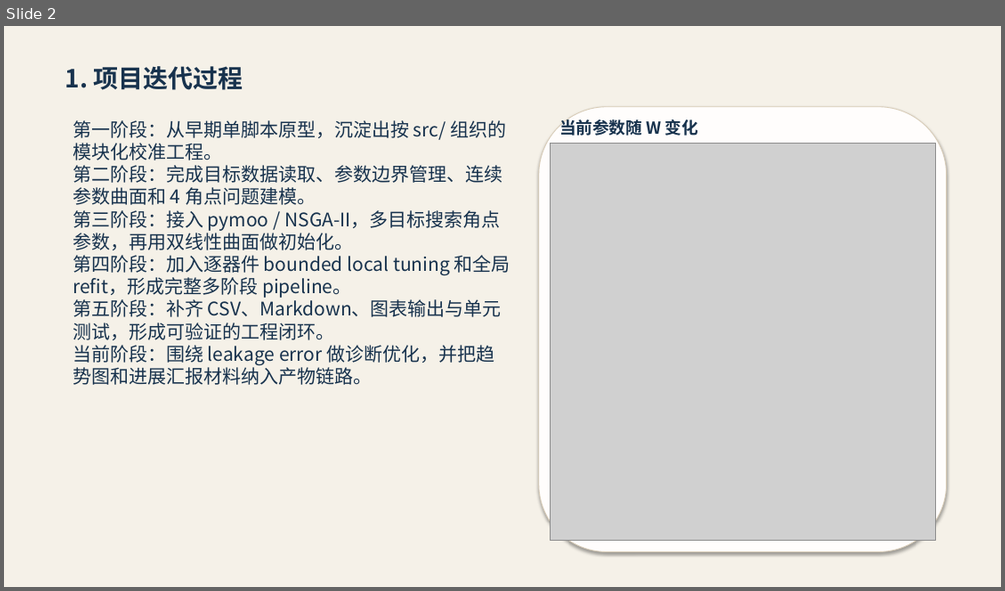
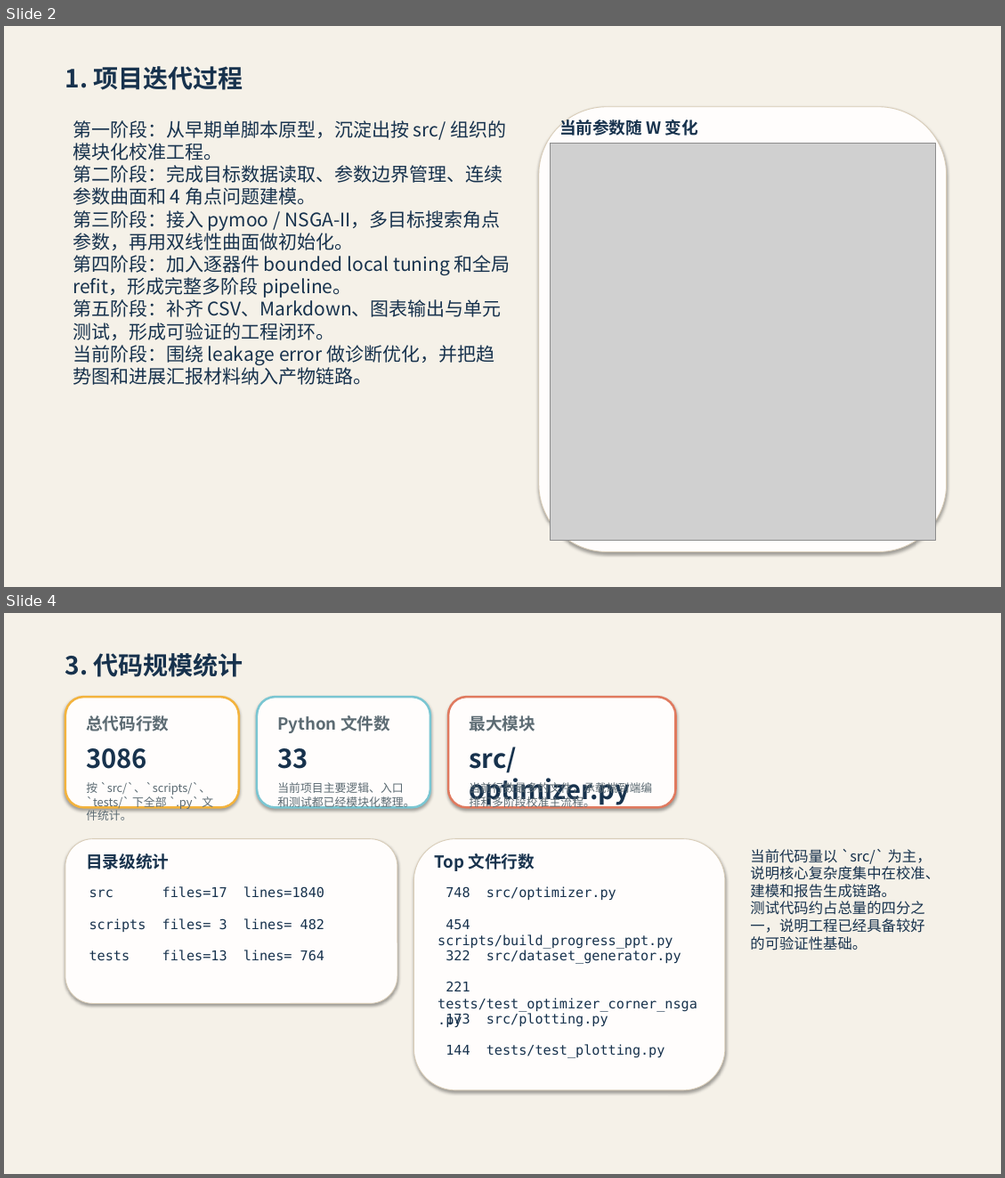
Before and after one commit to Chunhui92/autofitting_spice, a slide deck: artifacts/calibration_output/project_progress_summary_2026-04-22.pptx. Shown one above the other, each under a label of ours: slide 2 before the commit, slides 2 and 4 after it; the slides between them are not shown. The pictures are 1005x591 and 1005x1178 pixels, drawn with LibreOffice and Linux fonts; fonts in the diff are those of the drawing; grey boxes stand for pictures. Boxes give left, top, right and bottom in pixels: in the first picture for what was removed or moved away, otherwise in the second. Text is boxed around its words. In the diff, an @@ line names an element or a change of style, - is before the commit and + after.

```diff
--- a/artifacts/calibration_output/project_progress_summary_2026-04-22.pptx
+++ b/artifacts/calibration_output/project_progress_summary_2026-04-22.pptx
@@ slide 4 added at (4,613,1001,1174), background #FFFFFF @@
@@ rectangle added at (4,613,1001,1174), fill #F5F1E8 @@
@@ text added at (65,653,243,677), 24 pt, text #17324D, bold @@
+3. 代码规模统计
@@ rounded rectangle added at (65,697,239,807), fill #FFFDFC, outline #F3B33D 2.16 pt @@
@@ text added at (86,715,169,731), 16 pt, text #5C6B73, bold @@
+总代码行数
@@ rounded rectangle added at (257,697,430,807), fill #FFFDFC, outline #7AC6D2 2.16 pt @@
@@ text added at (277,715,390,733), 16 pt, text #5C6B73, bold @@
+Python 文件数
@@ rounded rectangle added at (448,697,676,807), fill #FFFDFC, outline #E07A5F 2.16 pt @@
@@ text added at (469,715,534,731), 16 pt, text #5C6B73, bold @@
+最大模块
@@ text added at (86,748,147,769), 25 pt, text #17324D, bold @@
+3086
@@ text added at (277,748,307,769), 25 pt, text #17324D, bold @@
+33
@@ text added at (469,747,630,806), 25 pt, text #17324D, bold @@
+src/optimizer.py
@@ text added at (86,782,213,820), 11 pt, text #5C6B73 @@
+按 `src/`、`scripts/`、`tests/` 下全部 `.py` 文件统计。
@@ text added at (277,782,414,810), 11 pt, text #5C6B73 @@
+当前项目主要逻辑、入口和测试都已经模块化整理。
@@ text added at (469,780,652,809), 11 pt, text #5C6B73 @@
+当前行数最多的文件，承载端到端编排和多阶段校准主流程。
@@ rounded rectangle added at (65,839,397,1004), fill #FFFDFC, outline #D9CDB8 0.75 pt @@
@@ rounded rectangle added at (413,839,725,1090), fill #FFFDFC, outline #D9CDB8 0.75 pt @@
@@ text added at (750,849,939,950), 14 pt, text #17324D @@
+当前代码量以 `src/` 为主，说明核心复杂度集中在校准、建模和报告生成链路。
+测试代码约占总量的四分之一，说明工程已经具备较好的可验证性基础。
@@ text added at (86,853,169,869), 16 pt, text #17324D, bold @@
+目录级统计
@@ text added at (435,853,534,871), 16 pt, text #17324D, bold @@
+Top 文件行数
@@ text added at (89,886,324,898), 13 pt, text #17324D @@
+src files=17 lines=1840
@@ text added at (445,886,616,900), 13 pt, text #17324D @@
+748 src/optimizer.py
@@ text added at (89,918,324,932), 13 pt, text #17324D @@
+scripts files= 3 lines= 482
@@ text added at (437,919,672,949), 13 pt, text #17324D @@
+454 scripts/build_progress_ppt.py
@@ text added at (89,949,324,961), 13 pt, text #17324D @@
+tests files=13 lines= 764
@@ text added at (445,949,681,964), 13 pt, text #17324D @@
+322 src/dataset_generator.py
@@ text added at (437,981,697,1027), 13 pt, text #17324D @@
+221 tests/test_optimizer_corner_nsga.py
@@ text added at (437,1013,608,1027), 13 pt, text #17324D @@
+173 src/plotting.py
@@ text added at (445,1044,665,1058), 13 pt, text #17324D @@
+144 tests/test_plotting.py
```
Also in this commit, not shown: 7 slides changed, 1 other file.
